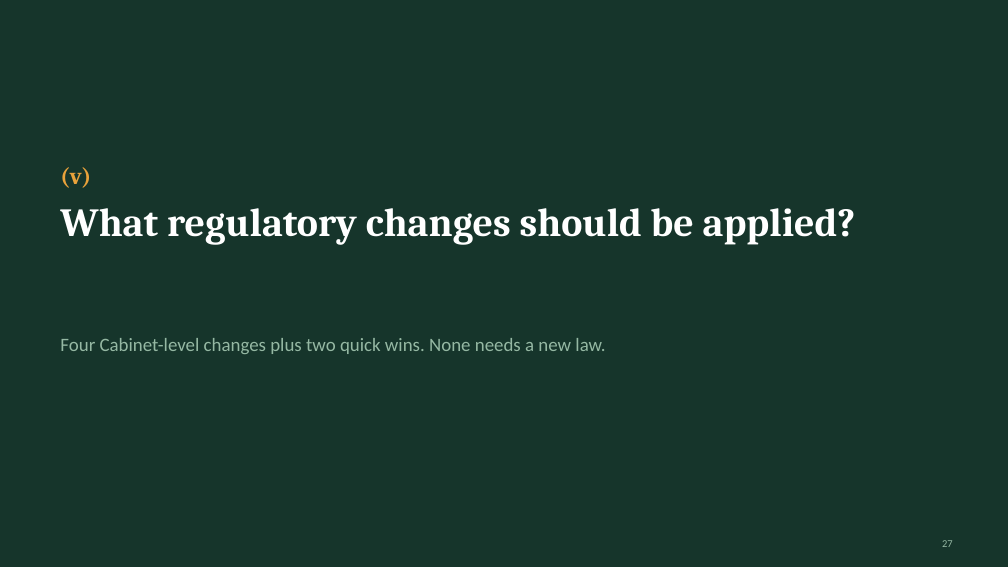
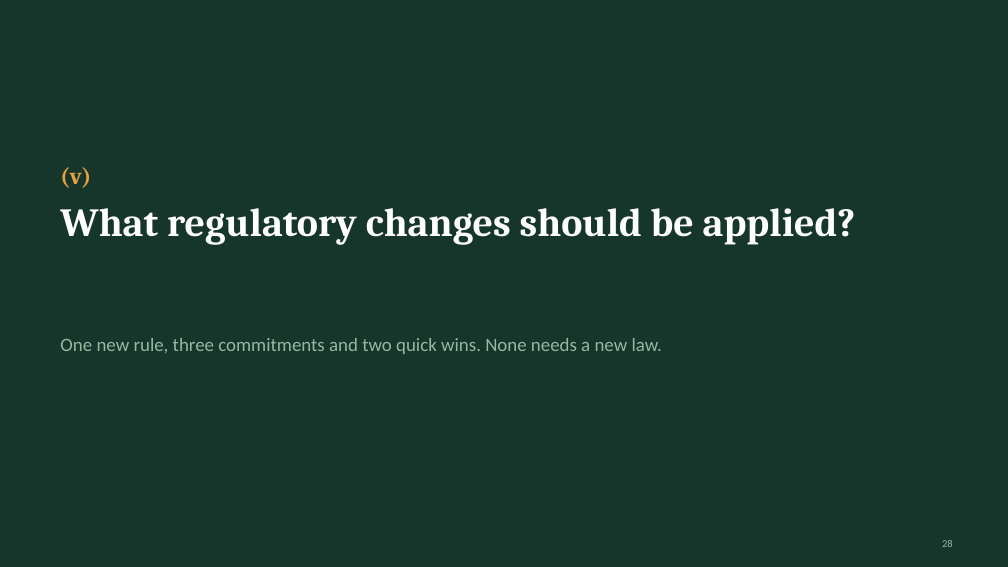
Before and after one commit to ArtisLV890/Elective-Impact-Making-for-the-Competitiveness-and-Data-Driven-Decisions-2026-2027, a slide deck: slide 28 of financial-literacy/presentation/Financial literacy in Latvia - presentation.pptx (slide 27 before the commit). Drawn at 1008x567 pixels with LibreOffice and Linux fonts; fonts in the diff are those of the drawing. Boxes give left, top, right and bottom in pixels: in the first picture for what was removed or moved away, otherwise in the second. Text is boxed around its words. In the diff, an @@ line names an element or a change of style, - is before the commit and + after.

```diff
--- a/financial-literacy/presentation/Financial literacy in Latvia - presentation.pptx
+++ b/financial-literacy/presentation/Financial literacy in Latvia - presentation.pptx
@@ text at <box>60,338,662,354</box>: text changed @@
-Four Cabinet-level changes plus two quick wins. None needs a new law.
+One new rule, three commitments and two quick wins. None needs a new law.
@@ page number at <box>942,540,953,547</box>: text changed @@
-27
+28
```
Also in this commit, not shown: 12 other slides changed, 4 slides added, 1 slide removed, 9 other files.
